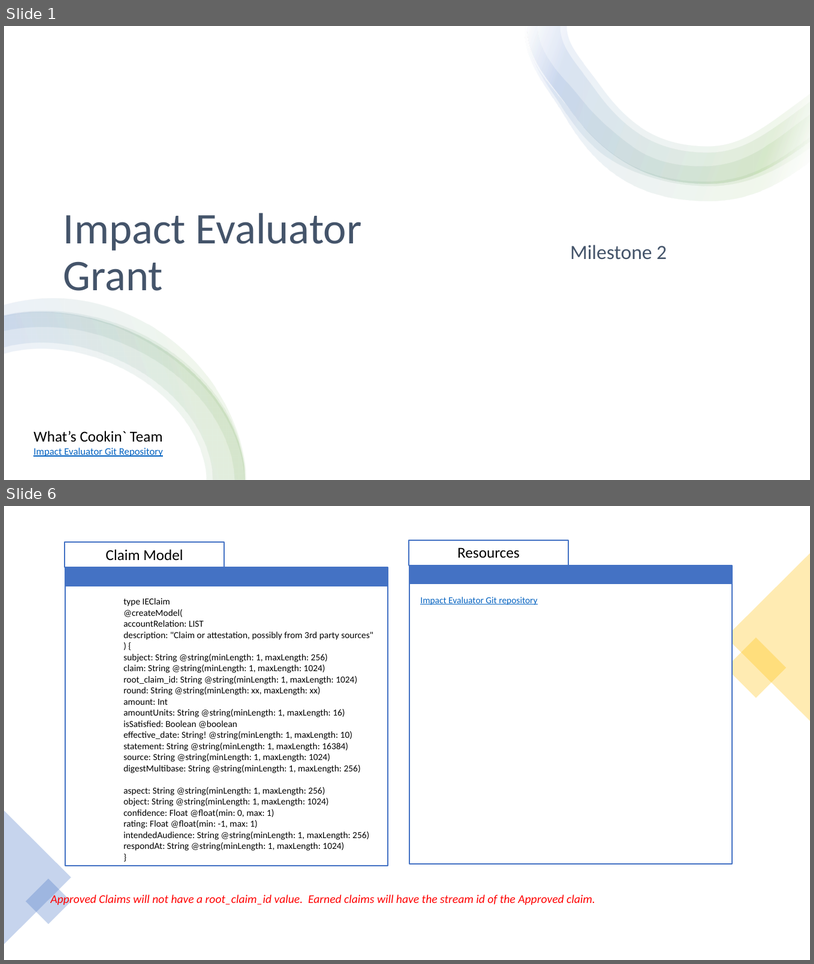
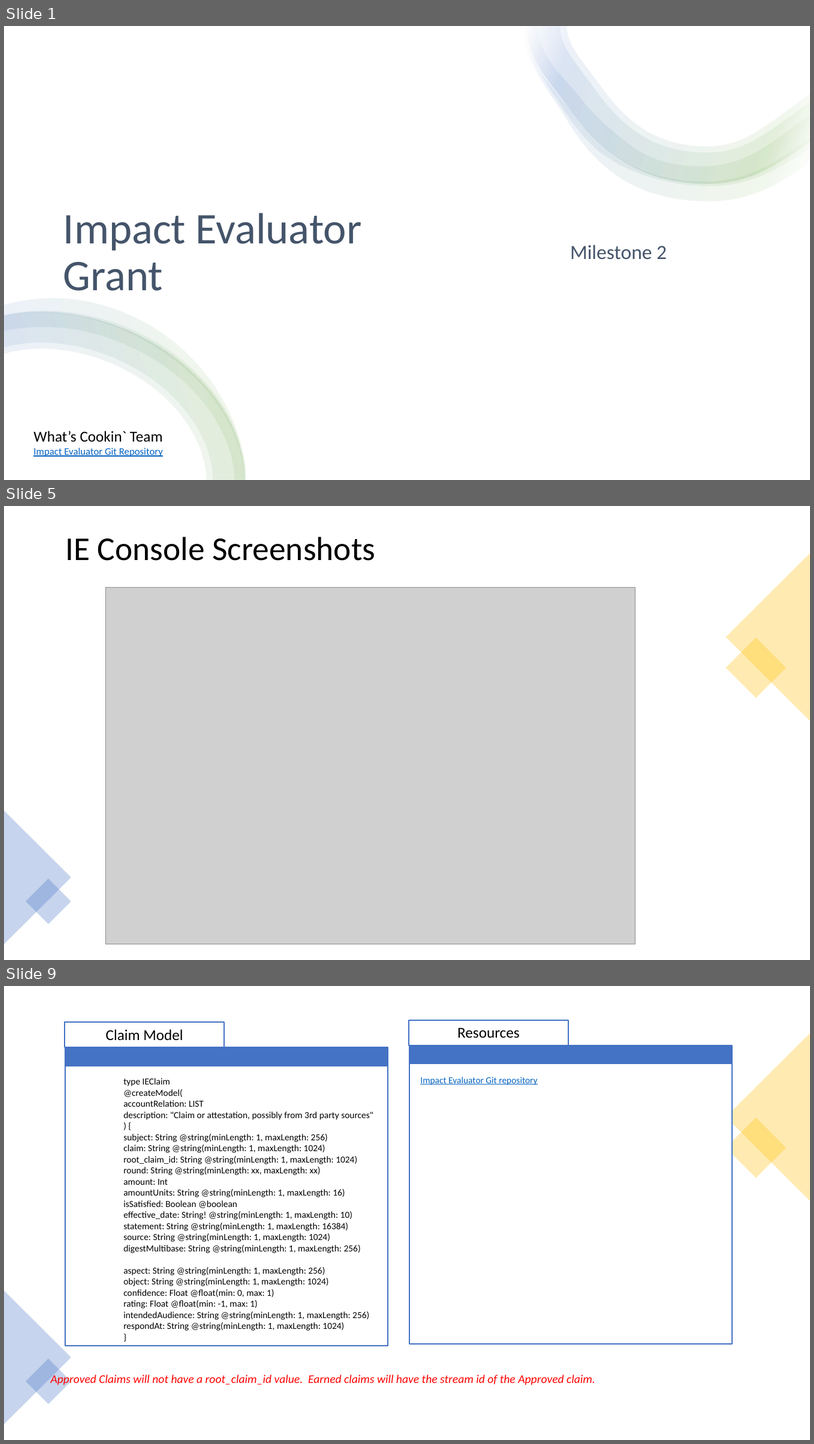
Before and after one commit to Cooperation-org/linked-trust-impact-eval, a slide deck: doc/ImpactEvaluatorsGrant.pptx. Shown one above the other, each under a label of ours: slides 1 and 6 before the commit, slides 1, 5 and 9 after it; the slides between them are not shown. The pictures are 814x964 and 814x1444 pixels, drawn with LibreOffice and Linux fonts; fonts in the diff are those of the drawing; grey boxes stand for pictures. Boxes give left, top, right and bottom in pixels: in the first picture for what was removed or moved away, otherwise in the second. Text is boxed around its words. In the diff, an @@ line names an element or a change of style, - is before the commit and + after.

```diff
--- a/doc/ImpactEvaluatorsGrant.pptx
+++ b/doc/ImpactEvaluatorsGrant.pptx
@@ slide 5 added at box(4, 506, 810, 960), background #FFFFFF @@
@@ text added at box(65, 537, 375, 561), 39.6 pt, text #000000 @@
+IE Console Screenshots
@@ triangle added at box(726, 553, 810, 721), fill #FFC000 at 30% opacity @@
@@ picture added at box(105, 587, 636, 943) @@
@@ rectangle added at box(726, 637, 787, 698), fill #FFC000 at 30% opacity @@
@@ triangle added at box(4, 810, 71, 944), fill #4472C4 at 30% opacity @@
@@ rectangle added at box(26, 878, 71, 924), fill #4472C4 at 30% opacity @@
@@ what was slide 6 is now slide 9 @@
```
Also in this commit, not shown: 4 slides changed, 2 other slides added, 2 other files.
